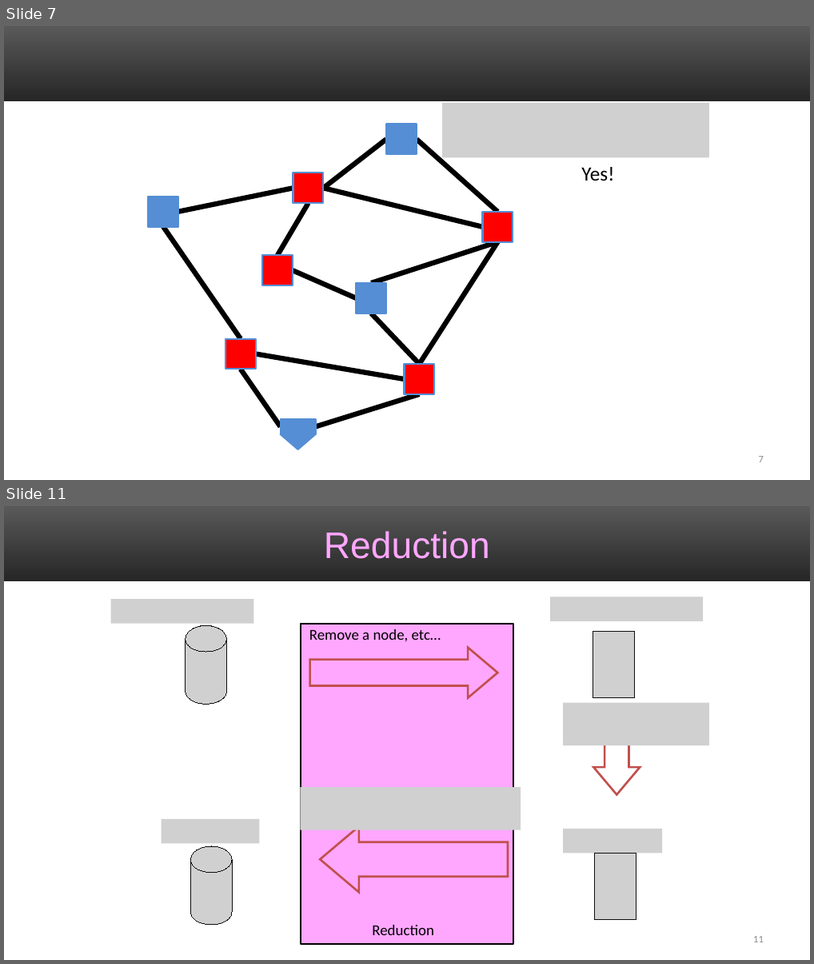
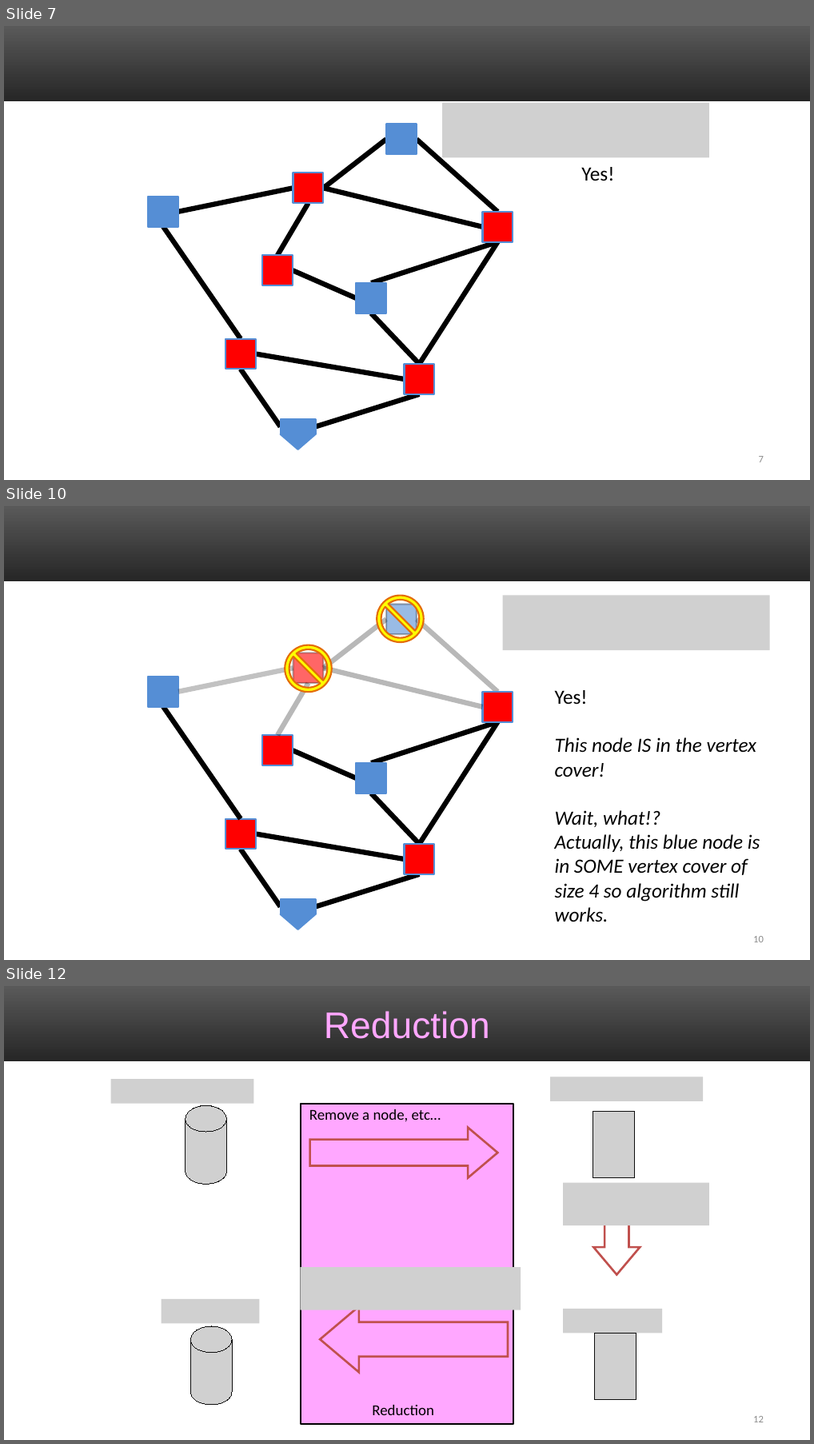
Before and after one commit to markfloryan/dsa2, a slide deck: slides/07-NPCIntro.pptx. Shown one above the other, each under a label of ours: slides 7 and 11 before the commit, slides 7, 10 and 12 after it; the slides between them are not shown. The pictures are 814x964 and 814x1444 pixels, drawn with LibreOffice and Linux fonts; fonts in the diff are those of the drawing; grey boxes stand for pictures. Boxes give left, top, right and bottom in pixels: in the first picture for what was removed or moved away, otherwise in the second. Text is boxed around its words. In the diff, an @@ line names an element or a change of style, - is before the commit and + after.

Commit message:
fixing decider solver algorithm

```diff
--- a/slides/07-NPCIntro.pptx
+++ b/slides/07-NPCIntro.pptx
@@ slide 10 added at box(4, 506, 810, 960), background #FFFFFF; not listed: 1 template element that a slide beside it also shows @@
@@ no-entry sign added at box(378, 596, 424, 642), fill #FFFF00, outline #E46C0A 2 pt @@
@@ picture added at box(503, 596, 770, 651) @@
@@ group added at box(226, 604, 514, 929): 9 lines, 7 rectangles, 1 triangle @@
@@ no-entry sign added at box(286, 645, 332, 692), fill #FFFF00, outline #E46C0A 2 pt @@
@@ line added from (179, 692) to (293, 668), #000000 6 pt @@
@@ rectangle added at box(293, 653, 323, 684), fill #FF0000 at 60% opacity, outline #000000 2 pt @@
@@ line added from (323, 668) to (483, 707), #000000 6 pt @@
@@ rectangle added at box(149, 676, 179, 707), fill #558ED5, outline #558ED5 2 pt @@
@@ line added from (308, 684) to (278, 736), #000000 6 pt @@
@@ text added at box(555, 690, 761, 921), 24 pt, text #000000, italic @@
+Yes!
+This node IS in the vertex cover!
+Wait, what!?
+Actually, this blue node is in SOME vertex cover of size 4 so algorithm still works.
@@ line added from (164, 707) to (241, 819), #000000 6 pt @@
@@ page number added at box(754, 936, 764, 942), 12 pt, text #8C8C8C @@
+10
@@ what was slide 11 is now slide 12 @@
```
Also in this commit, not shown: 3 slides changed, 1 other slide added, 1 slide removed, 1 other file.
